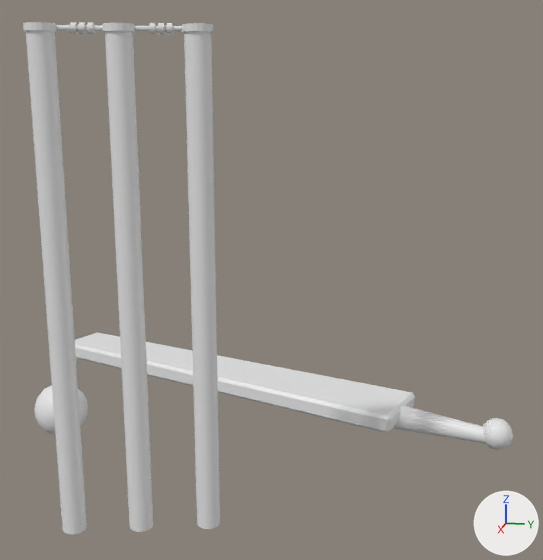
The FBX model BuildingBlocks/Content/Assets/TowerAssets/Cricket/Cricket_Equipment.FBX: old version first, new version second.
The view is the same before and after, from a 50 mm lens placed at (2.56, 0.63, 45.84), pointed at (0.0, 0.12, 45.2). The lights are fixed; the arrows at lower right show +X, +Y and +Z. Where no turn or scale is listed for an object, it has been applied to the vertices.

In view in the first picture: 'Cricket_Ball', 'Cricket_Bat', 'Cylinder010', 'Cylinder011'.
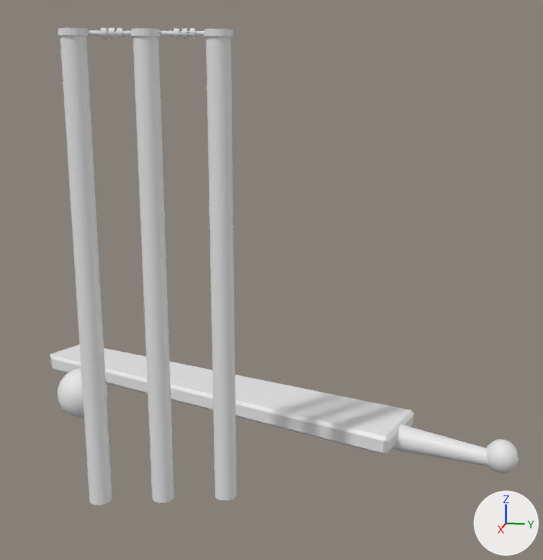
Commit message: [EDIT] updated the cricket interior

Patch to the scene script:
```diff
--- a/BuildingBlocks/Content/Assets/TowerAssets/Cricket/Cricket_Equipment.FBX.py
+++ b/BuildingBlocks/Content/Assets/TowerAssets/Cricket/Cricket_Equipment.FBX.py
@@ me_mesh_003 @@
 me_mesh_003.from_pydata(...)  # 122 vertices, 232 faces; spans x -0.73..0.05, y -1.9..0.08, z -0.05..0.07
 # used by ob_cricket_bat; location = (-0.041, 0.914, 44.655)
+# me_mesh_003 part 1: the whole mesh is moved by (0.31, 0.9, -0.01)
@@ ob_cricket_ball @@
 ob_cricket_ball = bpy.data.objects.new('Cricket_Ball', me_mesh_002)
-ob_cricket_ball.location = (0.079, -0.683, 44.676)
+ob_cricket_ball.location = (-0.088, -0.674, 44.676)
@@ ob_cricket_bat @@
 ob_cricket_bat = bpy.data.objects.new('Cricket_Bat', me_mesh_003)
-ob_cricket_bat.location = (-0.041, 0.914, 44.655)
+ob_cricket_bat.location = (-0.171, 0.01, 44.666)
@@ ob_cylinder011 @@
 ob_cylinder011 = bpy.data.objects.new('Cylinder011', me_mesh)
-ob_cylinder011.location = (0.605, 0.026, 46.009)
+ob_cylinder011.location = (0.439, 0.035, 46.009)
@@ ob_cylinder010 @@
 ob_cylinder010 = bpy.data.objects.new('Cylinder010', me_mesh_001)
-ob_cylinder010.location = (0.717, -0.329, 44.6)
+ob_cylinder010.location = (0.55, -0.319, 44.6)
```

Pixel boxes [x1, y1, x2, y2] of what changed, in the pictures (543 x 560 px):
'Cylinder010', moved: before [23, 22, 220, 535]; after [58, 28, 237, 505]
'Cricket_Bat', moved: before [75, 332, 513, 450]; after [50, 344, 519, 473]
'Cricket_Ball', moved: before [34, 385, 88, 435]; after [57, 368, 108, 418]
'Cylinder011', moved: before [56, 22, 182, 34]; after [88, 28, 204, 39]
